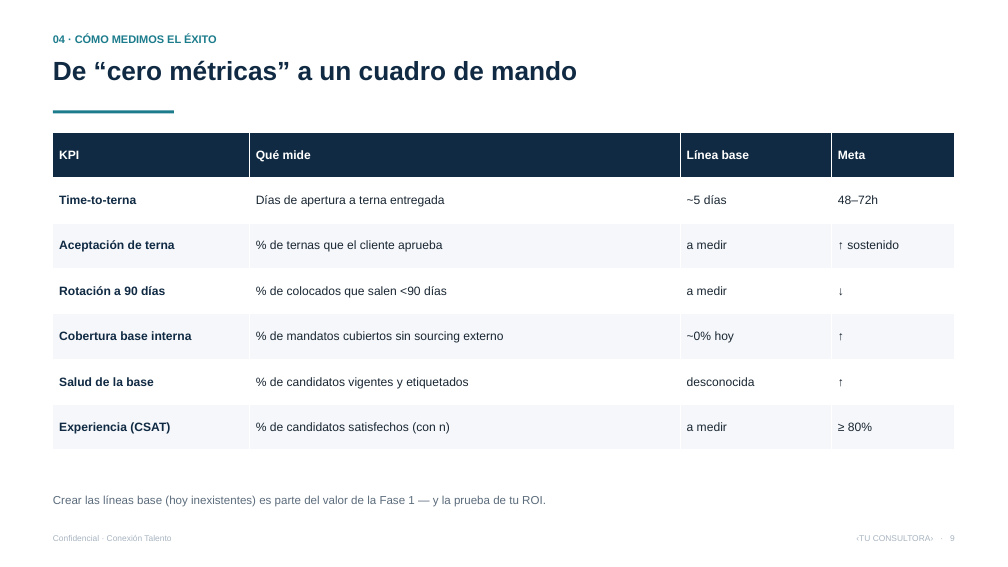
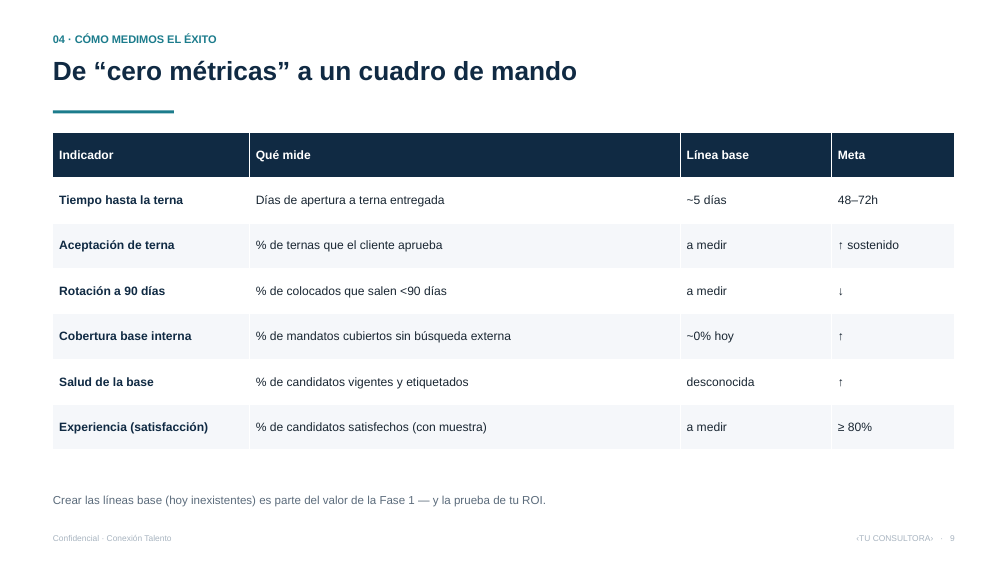
Before and after one commit to vverlaine/conexion-talento-ia, a slide deck: slide 9 of 04-propuesta/Presentacion-Conexion-Talento.pptx. Drawn at 1008x567 pixels with LibreOffice and Linux fonts; fonts in the diff are those of the drawing. Boxes give left, top, right and bottom in pixels: in the first picture for what was removed or moved away, otherwise in the second. Text is boxed around its words. In the diff, an @@ line names an element or a change of style, - is before the commit and + after.

```diff
--- a/04-propuesta/Presentacion-Conexion-Talento.pptx
+++ b/04-propuesta/Presentacion-Conexion-Talento.pptx
@@ table at [53, 132, 955, 450] @@
-row 1, column 1: KPI
+row 1, column 1: Indicador
-row 2, column 1: Time-to-terna
+row 2, column 1: Tiempo hasta la terna
-row 5, column 2: % de mandatos cubiertos sin sourcing externo
+row 5, column 2: % de mandatos cubiertos sin búsqueda externa
-row 7, column 1: Experiencia (CSAT)
+row 7, column 1: Experiencia (satisfacción)
-row 7, column 2: % de candidatos satisfechos (con n)
+row 7, column 2: % de candidatos satisfechos (con muestra)
```
Also in this commit, not shown: 13 other slides changed, 19 other files.
